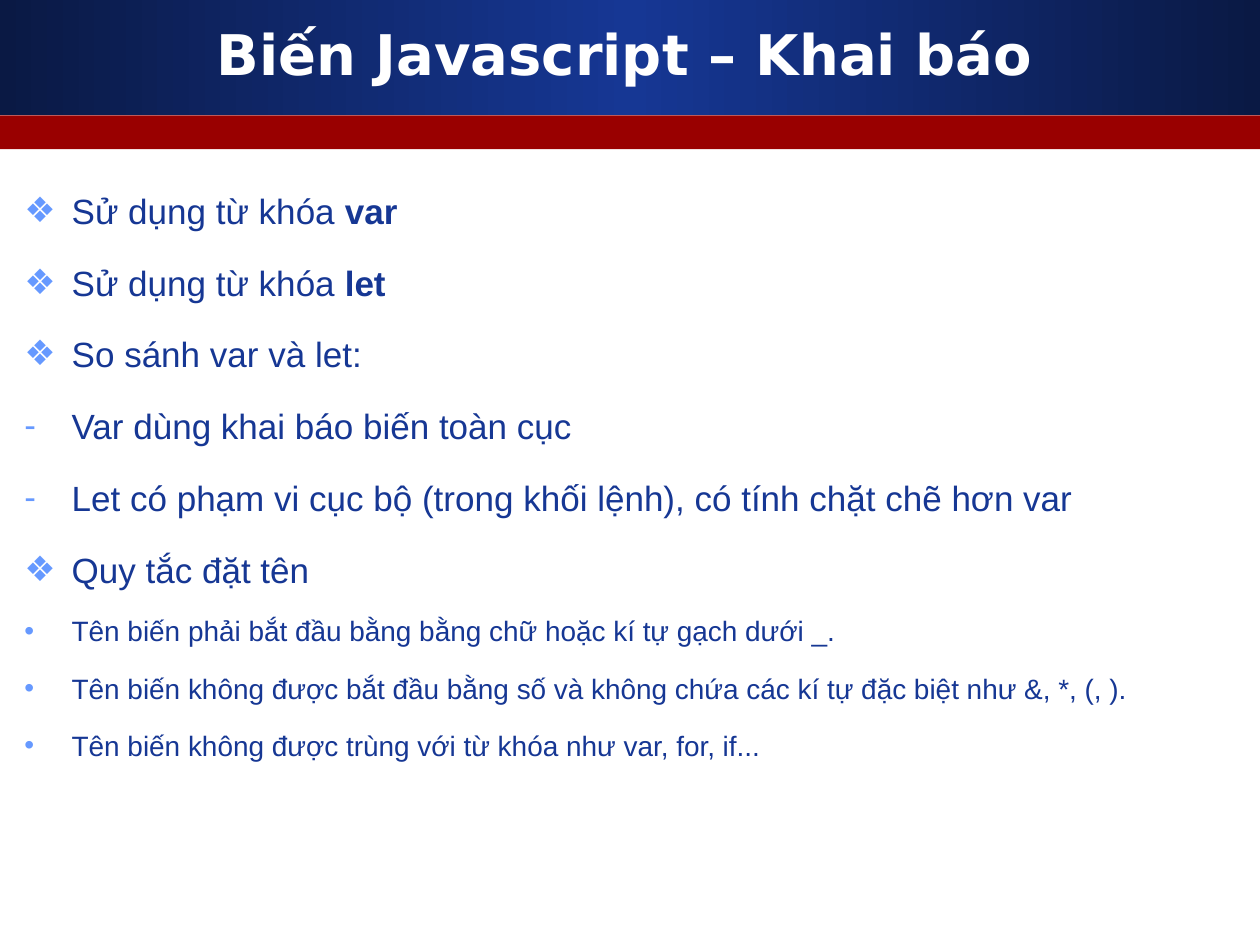
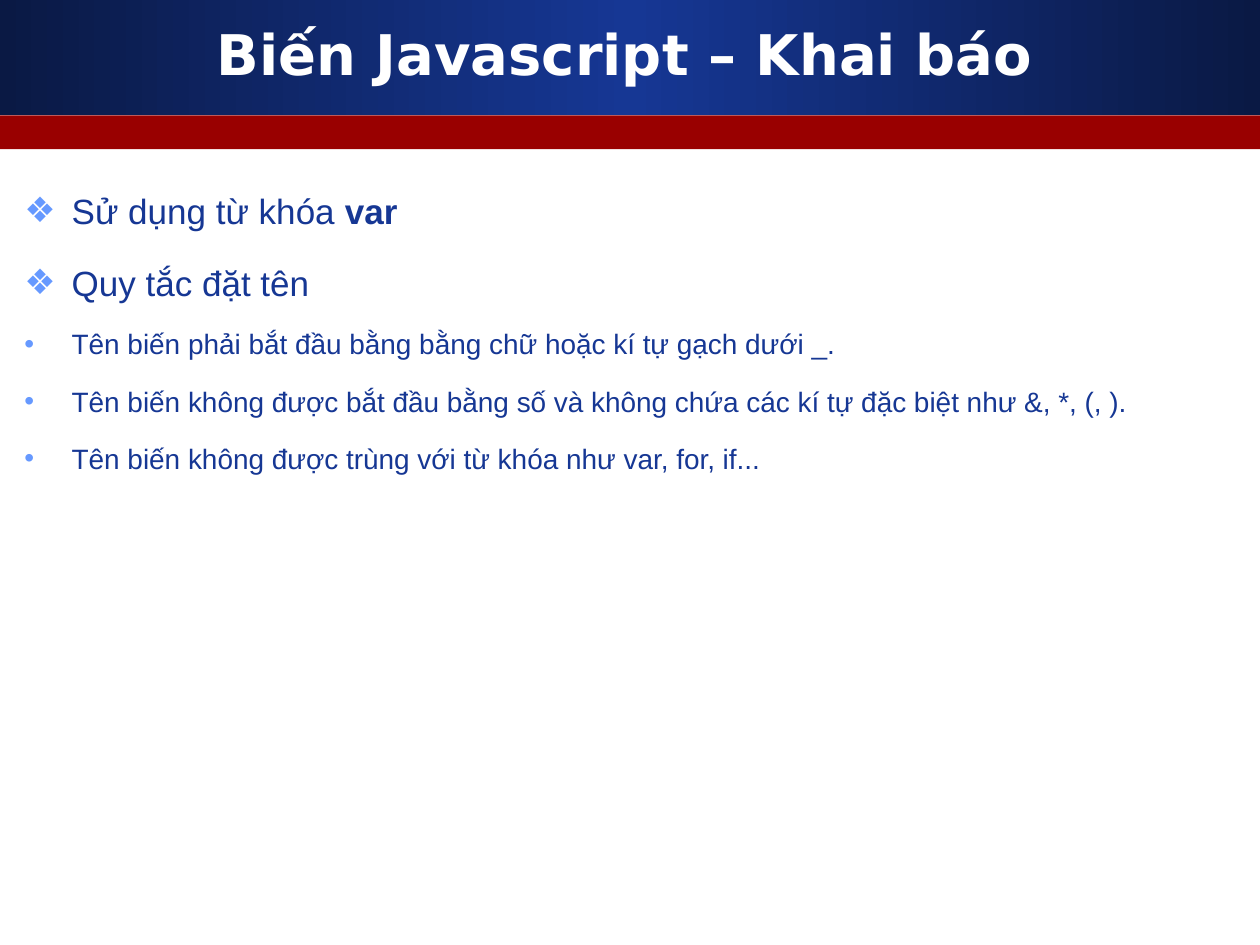
Before and after one commit to nguyenvietmanhit/PHP0921E2_SKDA, a slide deck: slide 7 of Day03_CD2_Javascript_Basic_1/Slides/1_Javascript_can_ban_phan_1.ppt. Drawn at 1260x945 pixels with LibreOffice and Linux fonts; fonts in the diff are those of the drawing. Boxes give left, top, right and bottom in pixels: in the first picture for what was removed or moved away, otherwise in the second. Text is boxed around its words. In the diff, an @@ line names an element or a change of style, - is before the commit and + after.

```diff
--- a/Day03_CD2_Javascript_Basic_1/Slides/1_Javascript_can_ban_phan_1.ppt
+++ b/Day03_CD2_Javascript_Basic_1/Slides/1_Javascript_can_ban_phan_1.ppt
@@ text at [72, 269, 1072, 518]: paragraphs removed @@
-❖ Sử dụng từ khóa let
-❖ So sánh var và let:
-– Var dùng khai báo biến toàn cục
-– Let có phạm vi cục bộ (trong khối lệnh), có tính chặt chẽ hơn var
```
Also in this commit, not shown: 3 other slides changed, 5 slides added, 1 slide removed, 1 other file.
